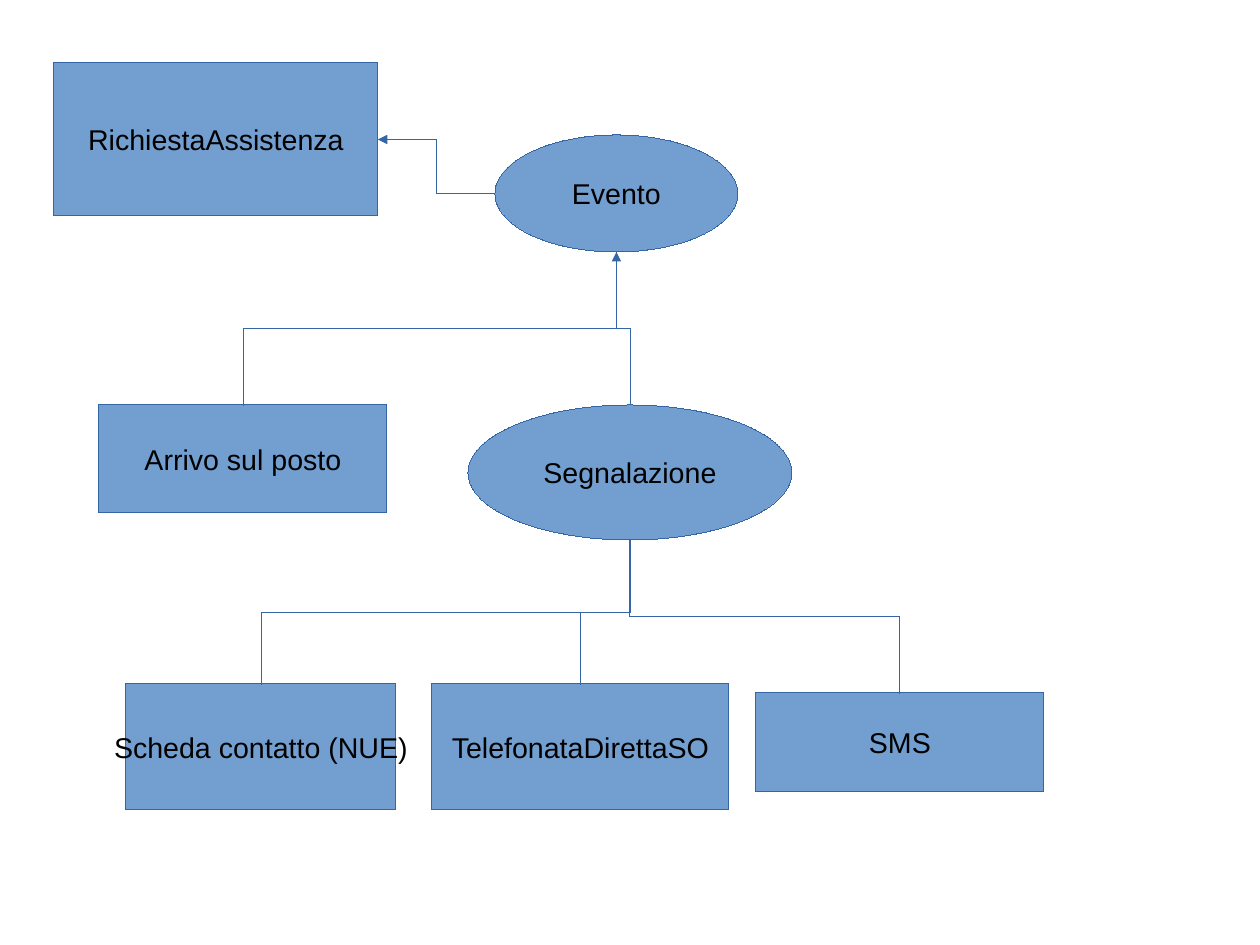
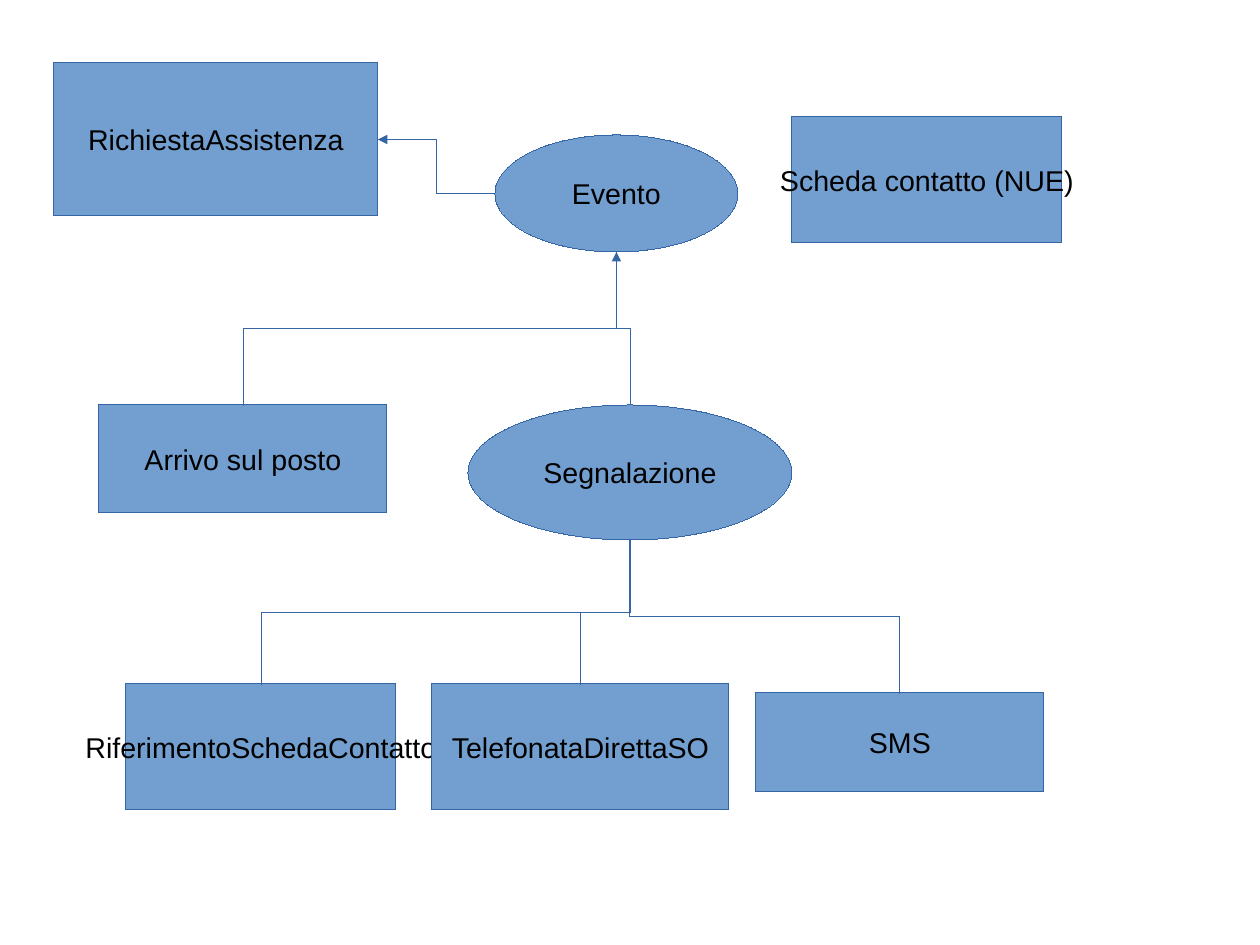
Before and after one commit to vvfosprojects/sovvf, a slide deck: slide 1 of doc/DiagrammiModello.odp. Drawn at 1260x945 pixels with LibreOffice and Linux fonts; fonts in the diff are those of the drawing. Boxes give left, top, right and bottom in pixels: in the first picture for what was removed or moved away, otherwise in the second. Text is boxed around its words. In the diff, an @@ line names an element or a change of style, - is before the commit and + after.

```diff
--- a/doc/DiagrammiModello.odp
+++ b/doc/DiagrammiModello.odp
@@ rectangle added at (792, 117, 1062, 242), fill #729FCF, outline #3465A4 0 pt, 18 pt, text #000000 @@
+Scheda contatto (NUE)
@@ text in rectangle at (85, 736, 436, 764): text changed @@
-Scheda contatto (NUE)
+RiferimentoSchedaContatto
```
Also in this commit, not shown: 10 other files.
